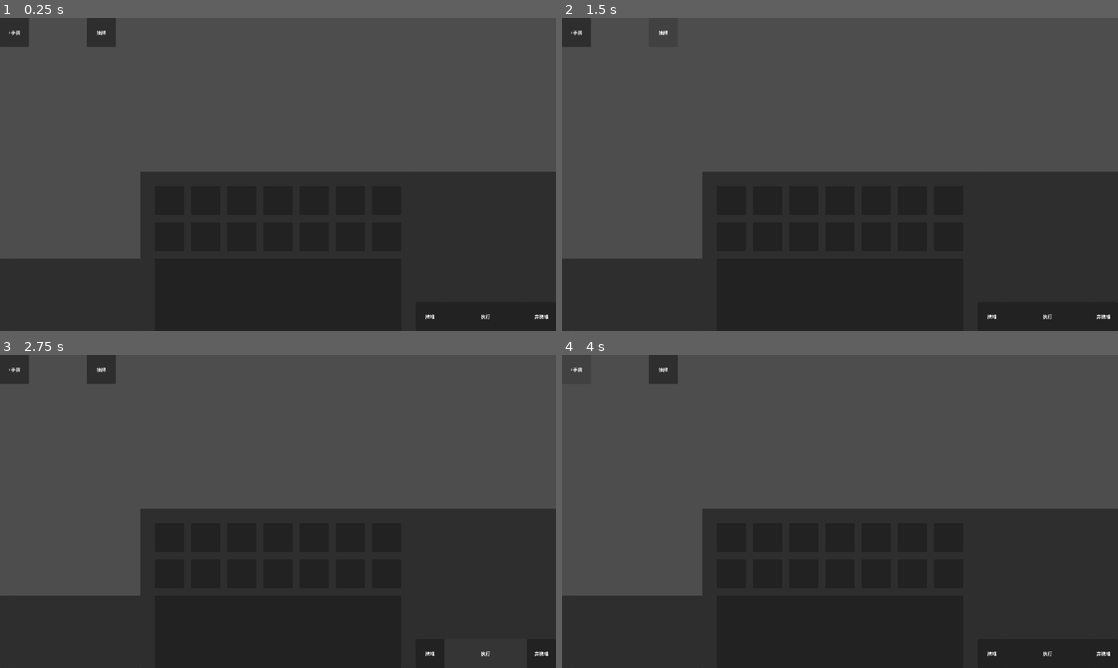
Above: before the commit, frames 1-4 (two rows, left to right).
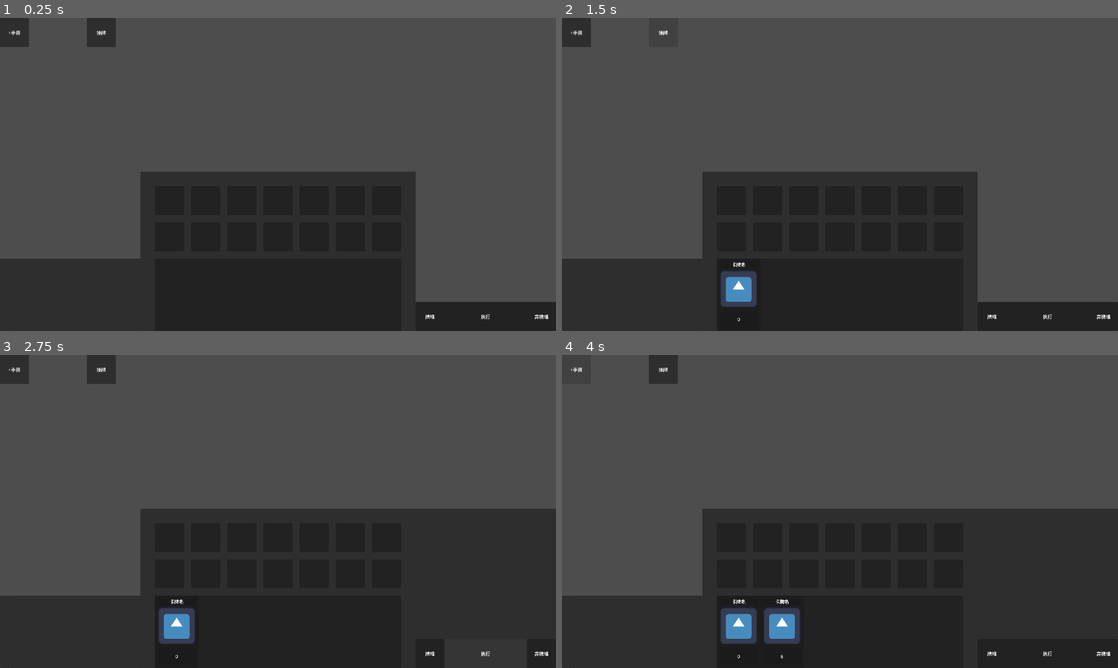
Above: after the commit, the same moments.

Repository: yuyi-yutie/Illness
Game: Godot game, scene res://scenes/play_scene/play_scene.tscn
Same seed, same stepped clock (60 frames per second), same inputs: the game is played once before the commit and once after it. The engine's default icon, where the game draws it, is replaced by a stand-in: a white triangle on a blue panel in a dark square.
Inputs:
- Up to frame 1 (0.25 s): no input
- Up to frame 2 (1.5 s): click "+手牌" at 0.5 s; click "抽牌" at 1.25 s
- Up to frame 3 (2.75 s): click "执行" at 2 s
- Up to frame 4 (4 s): click "执行" at 2.75 s; click "+手牌" at 3.5 s

The runs differ from the first frame. In frame 1, 10% of the frame differs, in the area x 74-100%, y 49-91%; in frame 2, 11%, in the area x 28-100%, y 49-97%; in frame 3, 0.7%; in frame 4, 1.5%.
Error before the commit: Out of bounds get index '0' (on base: 'Array[Card]') (res://globals/deck_glue.gd:80)

Commit message:
update
完善了左下角牌堆，芜湖！！！

Diff:
--- a/illness/globals/calender_glue.gd
+++ b/illness/globals/calender_glue.gd
@@ -18,6 +18,7 @@
 func put_card_into_hand(parameter : Card) -> void:
 	if parameter.parent:
 		parameter.parent.remove_child(parameter)
+		parameter.parent = null
 	hand_panel.add_child(parameter)
 	parameter.initialize(hand_panel)
 	hand_card_array.append(parameter)
@@ -26,6 +27,7 @@
 func put_card_outof_hand(parameter : Card) -> void:
 	if parameter.parent:
 		parameter.parent.remove_child(parameter)
+		parameter.parent = null
 	parameter.position += Vector2(1000,1000)
 	#测试
 
@@ -40,5 +42,5 @@
 	else:
 		for hand_card in hand_card_array:
 			hand_card.position.y = 0
-			hand_card.position.x = current_count * (hand_panel.x - card_size.x) / hand_card_count
+			hand_card.position.x = current_count * (hand_panel.size.x-card_size.x) / (hand_card_count-1)
 			current_count += 1
--- a/illness/globals/deck_glue.gd
+++ b/illness/globals/deck_glue.gd
@@ -10,6 +10,7 @@
 
 var deck : Array[Card]
 #deck是有序的，包含了抽牌堆中的所有卡牌，是按抽牌顺序排的
+
 var trash_deck : Array[Card]
 #trash_deck是有序的，包含了弃牌堆中的所有卡牌，是按弃牌顺序排的
 
@@ -18,40 +19,76 @@
 		deck_card_control = value
 		gap = (deck_card_control.size.x - 3 * card_size.x) / 4
 		#在此初始化gap
+var deck_card_box : VBoxContainer
+var deck_detail_panel : Panel
 
 var in_deck : bool = false :
 	set(value):
 		current_deck_row_count = ceil(deck.size() / 3.0)
 var in_trash_deck : bool = false :
 	set(vaule):
-		current_deck_row_count = ceil(deck.size() / 3.0)
+		current_deck_row_count = ceil(trash_deck.size() / 3.0)
 
 var current_deck_row_count : int = 0
 
 var gap : float
 
-func show_deck() -> void:
-	deck_card_control.size.y = (current_deck_row_count + 1) * gap + current_deck_row_count * 250
-	var show_array : Array[Card] = id_sort_card(deck)
+#region 牌堆与弃牌堆展示的函数部分
+
+func show_deck(target_deck : Array[Card]) -> void:
+	deck_detail_panel.visible = true
+	deck_card_box.custom_minimum_size.y = (current_deck_row_count + 1) * gap + current_deck_row_count * 250
+	#初始化要展示的面板y的大小
+
+	var show_array : Array[Card] = id_sort_card(target_deck)
+	var show_size : int = target_deck.size()
+	for current_count in range(show_size):
+		var row : int = floori(current_count / 3)
+		var col : int = current_count % 3
+		if show_array[current_count].parent:
+			show_array[current_count].parent.remove_child(show_array[current_count])
+			show_array[current_count].parent = null
+		deck_card_control.add_child(show_array[current_count])
+		show_array[current_count].initialize(deck_card_control)
+		show_array[current_count].position.y = gap*(row+1)+ + card_size.y*row
+		show_array[current_count].position.x = gap*(col+1) + card_size.x*col
+
+	'''
 	var current_count : int = 0
-	for col in range(current_deck_row_count):
-		for row in range(0,3):
-			if show_array[current_count]:
-				if show_array[current_count].parent:
-					show_array[current_count].parent.remove_child(show_array[current_count])
-				deck_card_control.add_child(show_array[current_count])
-				show_array[current_count].initialize(deck_card_control)
-				show_array[current_count].position.x = gap*(row+1) + card_size.x*row
-				show_array[current_count].position.y = gap*(col+1) + card_size.y*col
+	while(current_count != show_size-1):
+		for col in range(current_deck_row_count):
+			var row = current_count % 3
+			if show_array[current_count].parent:
+				show_array[current_count].parent.remove_child(show_array[current_count])
+				show_array[current_count].parent = null
+			deck_card_control.add_child(show_array[current_count])
+			show_array[current_count].initialize(deck_card_control)
+			show_array[current_count].position.x = gap*(row+1) + card_size.x*row
+			show_array[current_count].position.y = gap*(col+1) + card_size.y*col
+			current_count += 1
+	'''
 
-func id_sort_card(parameter : Array[Card]) -> Array[Card]:
+func id_sort_card(target_deck : Array[Card]) -> Array[Card]:
 	var result : Array[Card] = []
 	for current_count in whole_deck.size():
-		for card in parameter:
+		for card in target_deck:
 			if card.id == current_count:
 				result.append(card)
 	return result
-#工具函数，用于按id排序牌堆
+#工具函数，用于按id排序牌堆，主牌堆和弃牌堆都行
+
+func end_show() -> void:
+	deck_detail_panel.visible = false
+	deck_card_box.custom_minimum_size.y = 0
+	deck_card_box.size.y = 0
+	for deck_card in deck_card_control.get_children():
+		if deck_card is Card:
+			if deck_card.parent:
+				deck_card.parent.remove_child(deck_card)
+				deck_card.parent = null
+			deck_card.position += Vector2(1000,1000)
+
+#endregion
 
 var current_new_card_id : int = -1
 #因为开头要+1，所以这里取-1，初始值就为0
@@ -72,18 +109,24 @@
 func add_to_trash_deck(parameter : Card) -> void:
 	if parameter.parent:
 		parameter.parent.remove_child(parameter)
+		parameter.parent = null
 	trash_deck.append(parameter)
 
 func draw_card_from_deck(count : int = 0) -> void:
 	if deck.size() == 0:
 		refresh_deck()
+	if deck.size() == 0:
+		print("测试：牌堆中没牌了")
+		#这里要补东西
+		return
 	var target_card : Card = deck[count]
-
+	deck.erase(target_card)
 	CalenderGlue.put_card_into_hand(target_card)
 
 func refresh_deck() -> void:
 	var deck_size = trash_deck.size()
 	for i in deck_size:
 		var random_count = randi_range(0,trash_deck.size())
-		deck.append(trash_deck[random_count])
-		trash_deck.remove_at(random_count)
+		deck.append(trash_deck[random_count-1])
+		trash_deck.remove_at(random_count-1)
+	trash_deck.clear()
--- a/illness/scenes/card/card.tscn
+++ b/illness/scenes/card/card.tscn
@@ -6,6 +6,7 @@
 [node name="Card" type="Panel" node_paths=PackedStringArray("name_label", "time_label", "card_picture")]
 offset_right = 150.0
 offset_bottom = 250.0
+mouse_filter = 1
 script = ExtResource("1_imta7")
 name_label = NodePath("NamePanel/NameLabel")
 time_label = NodePath("TimePanel/TimeLabel")
--- a/illness/scenes/play_scene/calender.tscn
+++ b/illness/scenes/play_scene/calender.tscn
@@ -28,6 +28,7 @@
 offset_right = 475.0
 grow_horizontal = 2
 grow_vertical = 0
+mouse_filter = 1
 script = ExtResource("2_qgaqk")
 
 [node name="MedicalPanel" type="Control" parent="CalenderPanel"]
--- a/illness/scenes/play_scene/end_and_execute.tscn
+++ b/illness/scenes/play_scene/end_and_execute.tscn
@@ -2,7 +2,7 @@
 
 [ext_resource type="Script" uid="uid://crcjg6k01ig5j" path="res://scripts/play_scene/end_and_execute/end_and_execute.gd" id="1_vvrss"]
 
-[node name="EndAndExecute" type="Control" node_paths=PackedStringArray("deck_card_control")]
+[node name="EndAndExecute" type="Control" node_paths=PackedStringArray("deck_card_control", "deck_card_box", "deck_detail_panel")]
 layout_mode = 3
 anchors_preset = 15
 anchor_right = 1.0
@@ -12,6 +12,8 @@
 mouse_filter = 2
 script = ExtResource("1_vvrss")
 deck_card_control = NodePath("DeckDetailPanel/DeckScrollerContainer/DeckVBoxContainer/DeckCardControl")
+deck_card_box = NodePath("DeckDetailPanel/DeckScrollerContainer/DeckVBoxContainer")
+deck_detail_panel = NodePath("DeckDetailPanel")
 
 [node name="EndPanel" type="Panel" parent="."]
 layout_mode = 1
@@ -24,6 +26,7 @@
 offset_top = -100.0
 grow_horizontal = 0
 grow_vertical = 0
+mouse_filter = 2
 
 [node name="DeckPanel" type="Panel" parent="EndPanel"]
 layout_mode = 1
@@ -86,6 +89,7 @@
 text = "执行"
 
 [node name="DeckDetailPanel" type="Panel" parent="."]
+visible = false
 layout_mode = 1
 anchors_preset = 3
 anchor_left = 1.0
@@ -112,8 +116,22 @@
 [node name="DeckCardControl" type="Control" parent="DeckDetailPanel/DeckScrollerContainer/DeckVBoxContainer"]
 custom_minimum_size = Vector2(485, 0)
 layout_mode = 2
+mouse_filter = 1
+
+[node name="bd" type="Panel" parent="."]
+self_modulate = Color(1, 1, 1, 0)
+layout_mode = 0
+offset_left = 1425.0
+offset_top = 980.0
+offset_right = 1435.0
+offset_bottom = 1080.0
+mouse_filter = 1
 
 [connection signal="mouse_entered" from="EndPanel/DeckPanel" to="." method="_on_deck_panel_mouse_entered"]
 [connection signal="mouse_exited" from="EndPanel/DeckPanel" to="." method="_on_deck_panel_mouse_exited"]
 [connection signal="mouse_entered" from="EndPanel/TrashDeckPanel" to="." method="_on_trash_deck_panel_mouse_entered"]
 [connection signal="mouse_exited" from="EndPanel/TrashDeckPanel" to="." method="_on_trash_deck_panel_mouse_exited"]
+[connection signal="mouse_entered" from="EndPanel/ExecuteButton" to="." method="_on_execute_button_mouse_entered"]
+[connection signal="mouse_entered" from="DeckDetailPanel" to="." method="_on_deck_detail_panel_mouse_entered"]
+[connection signal="mouse_exited" from="DeckDetailPanel" to="." method="_on_deck_detail_panel_mouse_exited"]
+[connection signal="mouse_entered" from="bd" to="." method="_on_bd_mouse_entered"]
--- a/illness/scripts/card/card.gd
+++ b/illness/scripts/card/card.gd
@@ -44,7 +44,7 @@
 #测试
 func initialize(parameter : Control) -> void:
 	parent = parameter
-	id = DeckGlue.get_id(self)
+	#id = DeckGlue.get_id(self)
 	_name = _name
 	time = time
 
@@ -60,5 +60,9 @@
 
 #测试
 func click() -> void:
-	CalenderGlue.put_card_outof_hand(self)
-	DeckGlue.add_to_trash_deck(self)
+	if parent is HandPanel:
+		#这里在加入商店之后要改
+		CalenderGlue.put_card_outof_hand(self)
+		DeckGlue.add_to_trash_deck(self)
+		CalenderGlue.hand_card_array.erase(self)
+		CalenderGlue.refresh_hand_position()
--- a/illness/scripts/play_scene/end_and_execute/end_and_execute.gd
+++ b/illness/scripts/play_scene/end_and_execute/end_and_execute.gd
@@ -9,8 +9,12 @@
 		if child.has_method("initialize"):
 			child.initialize(self)
 	DeckGlue.deck_card_control = deck_card_control
+	DeckGlue.deck_card_box = deck_card_box
+	DeckGlue.deck_detail_panel = deck_detail_panel
 
 @export var deck_card_control : Control
+@export var deck_card_box : VBoxContainer
+@export var deck_detail_panel : Panel
 
 var mouse_in_deck : bool = false:
 	set(value):
@@ -24,6 +28,7 @@
 
 func _on_deck_panel_mouse_entered() -> void:
 	mouse_in_deck = true
+	DeckGlue.show_deck(DeckGlue.deck)
 
 
 func _on_deck_panel_mouse_exited() -> void:
@@ -32,7 +37,39 @@
 
 func _on_trash_deck_panel_mouse_entered() -> void:
 	mouse_in_trash_deck = true
+	DeckGlue.show_deck(DeckGlue.trash_deck)
 
 
 func _on_trash_deck_panel_mouse_exited() -> void:
 	mouse_in_trash_deck = false
+
+
+var is_in_detail_panel : bool = false
+
+func _on_deck_detail_panel_mouse_entered() -> void:
+	is_in_detail_panel = true
+
+
+func _on_deck_detail_panel_mouse_exited() -> void:
+	is_in_detail_panel = false
+	check_if_end_show()
+
+func check_if_end_show() -> void:
+	if CardGlue.current_hover_card:
+		return
+	if mouse_in_deck:
+		return
+	if mouse_in_trash_deck:
+		return
+	if is_in_detail_panel:
+		return
+	DeckGlue.end_show()
+
+
+func _on_execute_button_mouse_entered() -> void:
+	check_if_end_show()
+	deck_detail_panel.visible = true
+
+#鼠标水平向左离开牌堆时，不会触发检查结束，于是有这个补丁
+func _on_bd_mouse_entered() -> void:
+	check_if_end_show()
--- a/illness/test/test_add_card_to_hand.gd
+++ b/illness/test/test_add_card_to_hand.gd
@@ -4,4 +4,6 @@
 
 func _on_button_down() -> void:
 	var new_card : Card = CARD.instantiate()
-	CalenderGlue.hand_panel
+	CalenderGlue.put_card_into_hand(new_card)
+	new_card.id = DeckGlue.get_id(new_card)
+	new_card.time = randi_range(0,7)
